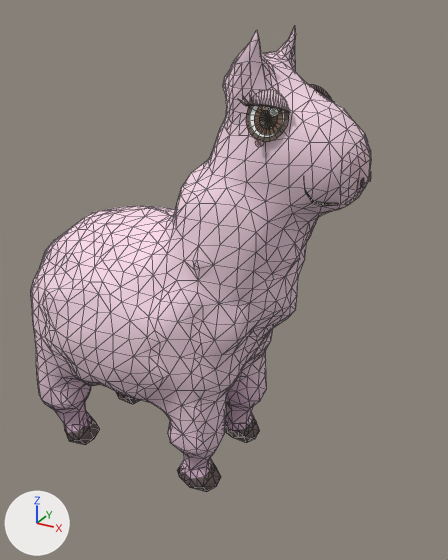
One commit to the glTF model art/models/limited/cotton_candy_alpaca.glb: the scene before it, then after it.
The view is the same before and after, from a 50 mm lens placed at (0.717, -1.133, 1.082), pointed at (0.093, 0.0, 0.515). Arrows for +X, +Y and +Z are at lower left; the lights stay in place. The picture after the commit comes second. Mesh edges are drawn as thin lines. Vertices at exactly the same position are counted once.

Names of what the first picture shows: 'cotton_candy_alpaca'.
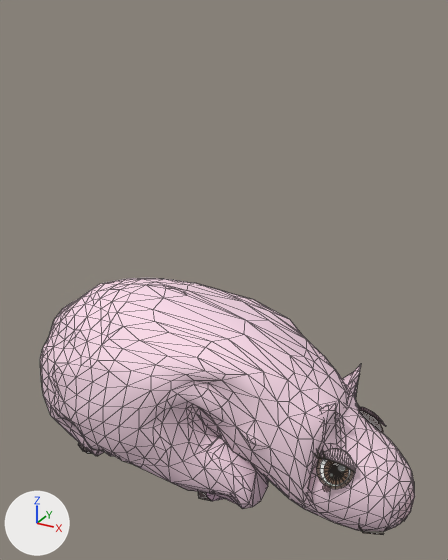
The newer file adds a shape key; the second version is drawn at full value of the shape key 'sleep' of 'cotton_candy_alpaca', and the change is written as the vertex moves it makes.

Where the change shows, as pixel boxes [x1, y1, x2, y2] in the pictures (448 x 560 px; the box of a moved part takes in the faces that stretch with it):
'cotton_candy_alpaca', reshaped (10% wider, 45% shorter): before [31, 26, 371, 492]; after [40, 278, 415, 535]
part 1 of me_cotton_candy_alpaca, moved or reshaped: before [246, 106, 289, 142]; after [316, 448, 354, 489]
part 2 of me_cotton_candy_alpaca, moved or reshaped: before [250, 106, 285, 137]; after [320, 459, 351, 486]
part 3 of me_cotton_candy_alpaca, moved or reshaped: before [254, 106, 283, 135]; after [324, 461, 349, 485]
part 4 of me_cotton_candy_alpaca, moved or reshaped: before [259, 108, 277, 129]; after [328, 463, 344, 480]
part 5 of me_cotton_candy_alpaca, moved or reshaped: before [269, 108, 278, 116]; after [338, 465, 345, 472]
part 6 of me_cotton_candy_alpaca, moved or reshaped: before [249, 90, 289, 111]; after [321, 449, 355, 471]
part 7 of me_cotton_candy_alpaca, moved or reshaped: before [246, 104, 290, 113]; after [318, 458, 355, 473]
part 8 of me_cotton_candy_alpaca, moved or reshaped: before [255, 140, 264, 147]; after [322, 486, 330, 492]
part 9 of me_cotton_candy_alpaca, moved or reshaped: before [304, 183, 338, 206]; after [359, 518, 384, 535]
part 10 of me_cotton_candy_alpaca, moved or reshaped (mostly hidden before): before [315, 89, 324, 96]; after [359, 410, 383, 433]
part 11 of me_cotton_candy_alpaca, moved or reshaped: before [310, 85, 333, 102]; after [358, 407, 385, 426]
part 12 of me_cotton_candy_alpaca, moved or reshaped: before [31, 26, 371, 492]; after [40, 278, 415, 532]

What the commit changed:
me_cotton_candy_alpaca is used by ob_cotton_candy_alpaca; location (0.0, 0.0, 0.0).
me_cotton_candy_alpaca had 2105 vertices, 3529 faces and spanned x -0.404..0.404, y -0.238..0.238, z 0.0..1.049.
me_cotton_candy_alpaca now has 2105 vertices, 3529 faces and spans x -0.404..0.572, y -0.238..0.238, z 0.0..0.461.
me_cotton_candy_alpaca part 1: the loose piece of 21 vertices spanning x 0.199..0.277, y -0.121..-0.084, z 0.862..0.944 is turned 6.9 degrees about the y axis through its middle, then moved by (0.181, 0.0, -0.716).
me_cotton_candy_alpaca part 2: the loose piece of 21 vertices spanning x 0.207..0.27, y -0.119..-0.088, z 0.869..0.938 is turned 6.9 degrees about the y axis through its middle, then moved by (0.181, 0.0, -0.716).
me_cotton_candy_alpaca part 3: the loose piece of 21 vertices spanning x 0.216..0.268, y -0.118..-0.093, z 0.873..0.928 is turned 6.9 degrees about the y axis through its middle, then moved by (0.18, 0.0, -0.717).
me_cotton_candy_alpaca part 4: the loose piece of 21 vertices spanning x 0.226..0.258, y -0.115..-0.1, z 0.883..0.918 is turned 6.9 degrees about the y axis through its middle, then moved by (0.18, 0.0, -0.717).
me_cotton_candy_alpaca part 5: the loose piece of 13 vertices spanning x 0.243..0.259, y -0.106..-0.099, z 0.905..0.92 is moved by (0.182, 0.0, -0.718).
me_cotton_candy_alpaca part 6: the loose piece of 42 vertices spanning x 0.201..0.279, y -0.112..-0.091, z 0.913..0.948 is turned 6.9 degrees about the y axis through its middle, then moved by (0.184, 0.0, -0.717).
me_cotton_candy_alpaca part 7: the loose piece of 50 vertices spanning x 0.2..0.279, y -0.114..-0.099, z 0.912..0.925 is turned 6.9 degrees about the y axis through its middle, then moved by (0.183, 0.0, -0.717).
me_cotton_candy_alpaca part 8: the loose piece of 15 vertices spanning x 0.225..0.241, y -0.125..-0.119, z 0.853..0.865 is turned 6.9 degrees about the y axis through its middle, then moved by (0.175, 0.0, -0.715).
me_cotton_candy_alpaca part 9: the loose piece of 10 vertices spanning x 0.313..0.366, y -0.102..-0.058, z 0.746..0.805 is turned 6.9 degrees about the y axis through its middle, then moved by (0.165, 0.0, -0.727).
me_cotton_candy_alpaca part 10: the loose piece of 21 vertices spanning x 0.212..0.289, y 0.078..0.123, z 0.857..0.935 is turned 6.9 degrees about the y axis through its middle, then moved by (0.18, 0.0, -0.718).
me_cotton_candy_alpaca part 11: the loose piece of 42 vertices spanning x 0.213..0.291, y 0.085..0.109, z 0.907..0.94 is turned 6.9 degrees about the y axis through its middle, then moved by (0.183, 0.0, -0.718).
me_cotton_candy_alpaca part 12: 1629 of 2105 vertices moved; they spanned x -0.404..0.404, y -0.238..0.238, z 0.0..1.049 and now span x -0.404..0.572, y -0.238..0.238, z 0.0..0.461; mean shift (0.086, 0.0, -0.306); largest move (0.402, 0.007, 0.824) -> (0.572, 0.007, 0.089).
Other edits to the shape of me_cotton_candy_alpaca do not show in these pictures.
